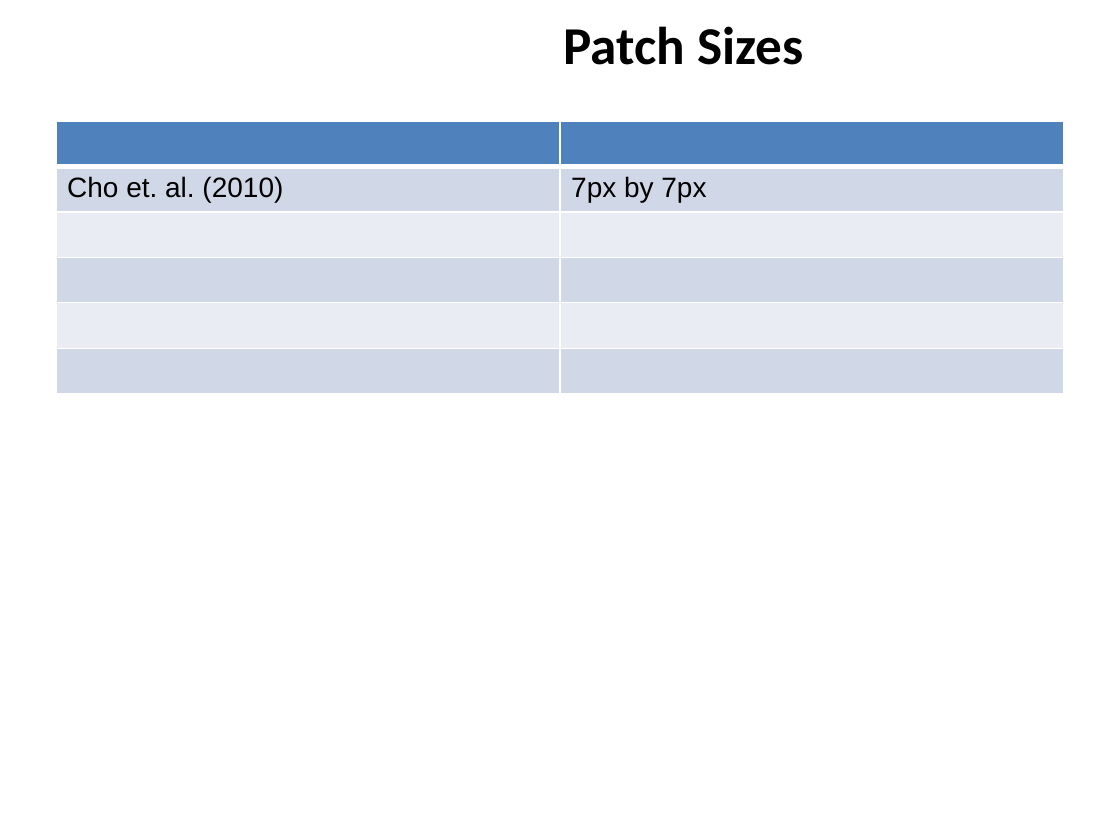
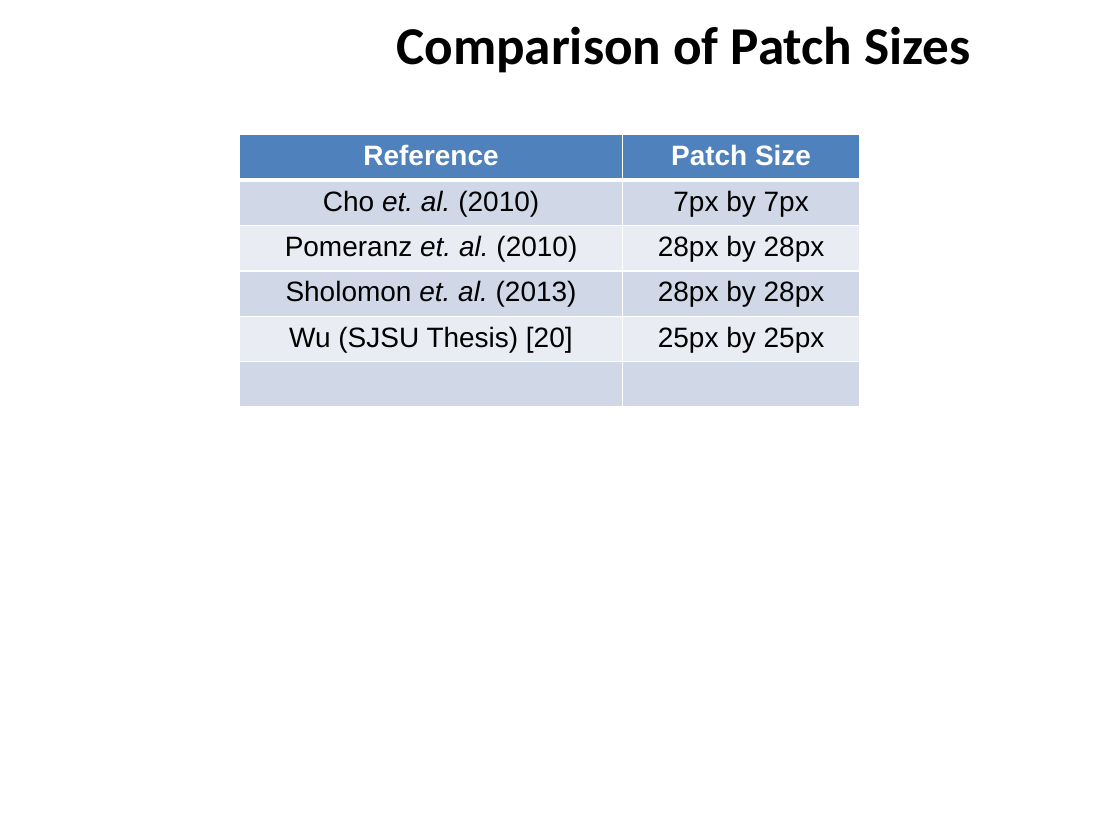
Before and after one commit to ZaydH/sjsu_thesis, a slide deck: slide 37 of Papers/Zayd_Hammoudeh_-_Square_Jigsaw_Puzzle_Problem_Literature_Review.pptx (slide 30 before the commit). Drawn at 1120x840 pixels with LibreOffice and Linux fonts; fonts in the diff are those of the drawing; background and template pictures are left out. Boxes give left, top, right and bottom in pixels: in the first picture for what was removed or moved away, otherwise in the second. Text is boxed around its words. In the diff, an @@ line names an element or a change of style, - is before the commit and + after.

Commit message:
Adding more references. Updating the literature review with the genetic algorithm paper. Adding more papers.

```diff
--- a/Papers/Zayd_Hammoudeh_-_Square_Jigsaw_Puzzle_Problem_Literature_Review.pptx
+++ b/Papers/Zayd_Hammoudeh_-_Square_Jigsaw_Puzzle_Problem_Literature_Review.pptx
@@ title at (x1=396, y1=26, x2=970, y2=73): text changed @@
-Patch Sizes
+Comparison of Patch Sizes
@@ table at (x1=240, y1=134, x2=860, y2=407) @@
+row 1: Reference | Patch Size
+row 2: Cho et. al. (2010) | 7px by 7px
+row 3: Pomeranz et. al. (2010) | 28px by 28px
+row 4: Sholomon et. al. (2013) | 28px by 28px
+row 5: Wu (SJSU Thesis) [20] | 25px by 25px
-row 2: Cho et. al. (2010) | 7px by 7px
-row 3:  | 
-row 4:  | 
-row 5:  | 
-row 6:  | 
@@ italic on in "et. al." @@
@@ alignment left to centre @@
@@ table resized from (x1=56, y1=121, x2=1064, y2=393) to (x1=240, y1=134, x2=860, y2=407) @@
```
Also in this commit, not shown: 2 other slides changed, 8 slides added, 3 other files.
